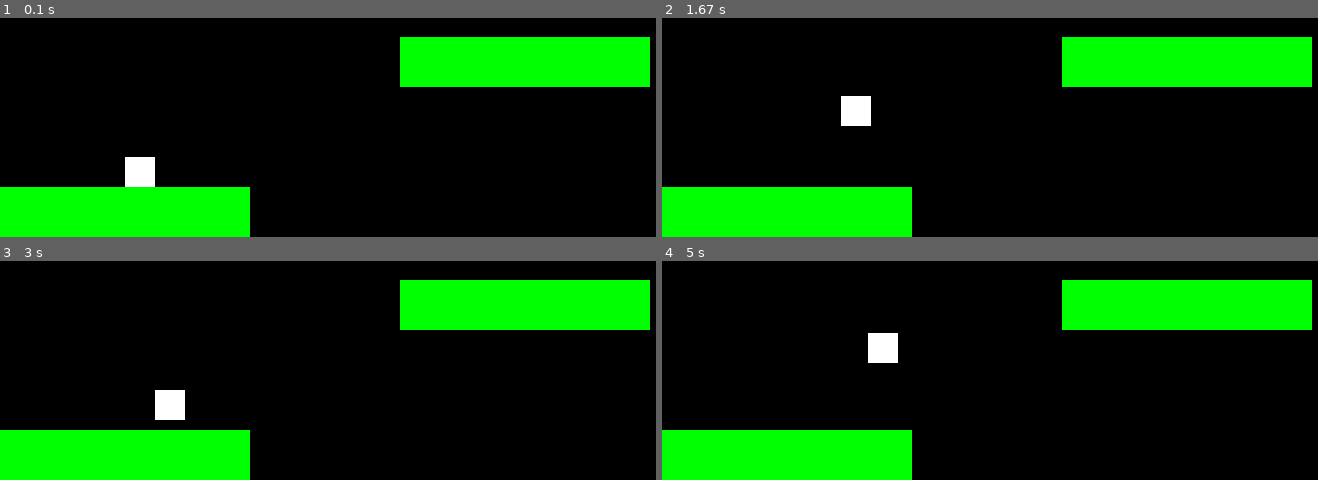
Above: before the commit, frames 1-4 (two rows, left to right).
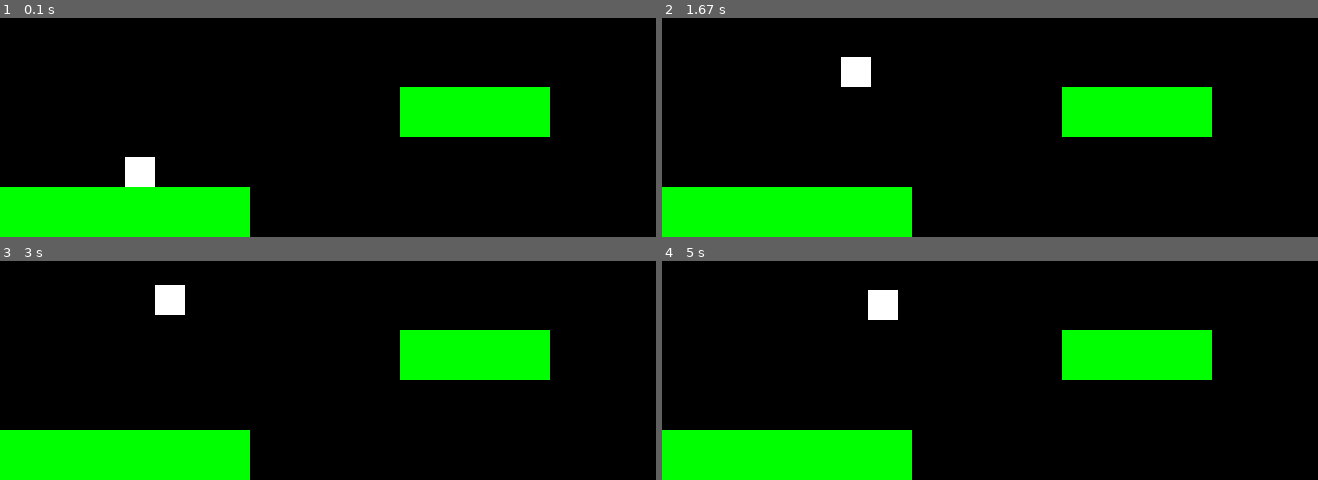
Above: after the commit, the same moments.

Repository: DillTheBeast/pyGameIntro
Game: pygame game, started from platformer/platformer.py
The game is run twice, just before and just after one commit, with the same random seed, the same clock (stepped at 60 frames per second) and the same inputs.
Inputs:
- Up to frame 1 (0.1 s): no input
- Up to frame 2 (1.67 s): hold D 0.33-0.8 s; hold D 0.83-1.3 s; tap Space at 0.9, 1.2, 1.4 s; hold A from 1.33 s (still down)
- Up to frame 3 (3 s): tap Space at 1.7, 2.3, 2.6, 2.73 s; release A at 1.87 s; hold A 2.23-2.63 s; hold D from 2.67 s (still down)
- Up to frame 4 (5 s): tap Space at 3.03, 3.8, 4.1, 4.3, 4.6, 4.8 s; release D at 3.3 s; hold A 3.73-4.2 s; hold D 4.23-4.7 s; hold D from 4.73 s (still down)

The runs differ from the first frame. In frame 1, 14% of the frame differs, in the area x 60-100%, y 8-55%; in frame 2, 15%, in the area x 27-100%, y 8-55%; in frame 3, 15%; in frame 4, 15%.

Commit message:
Update platformer.py

Diff:
--- a/platformer/platformer.py
+++ b/platformer/platformer.py
@@ -10,7 +10,7 @@
 color_dark = (100,100,100)
 SPEED = 0
 GRAVITY = 450
-JUMP_STRENGTH = 250
+JUMP_STRENGTH = 350
 FPS = 60
 player_speed = [SPEED, SPEED]
 player_size = 30
@@ -19,7 +19,7 @@
 
 player = pg.Rect(player_size, HEIGHT/2, player_size, player_size)
 startPlatform = pg.Rect(0, HEIGHT - 50, 250, 50)
-secondPlatform = pg.Rect(400, HEIGHT - 200, 250, 50)
+secondPlatform = pg.Rect(400, HEIGHT - 150, 150, 50)
 
 running = True
 
